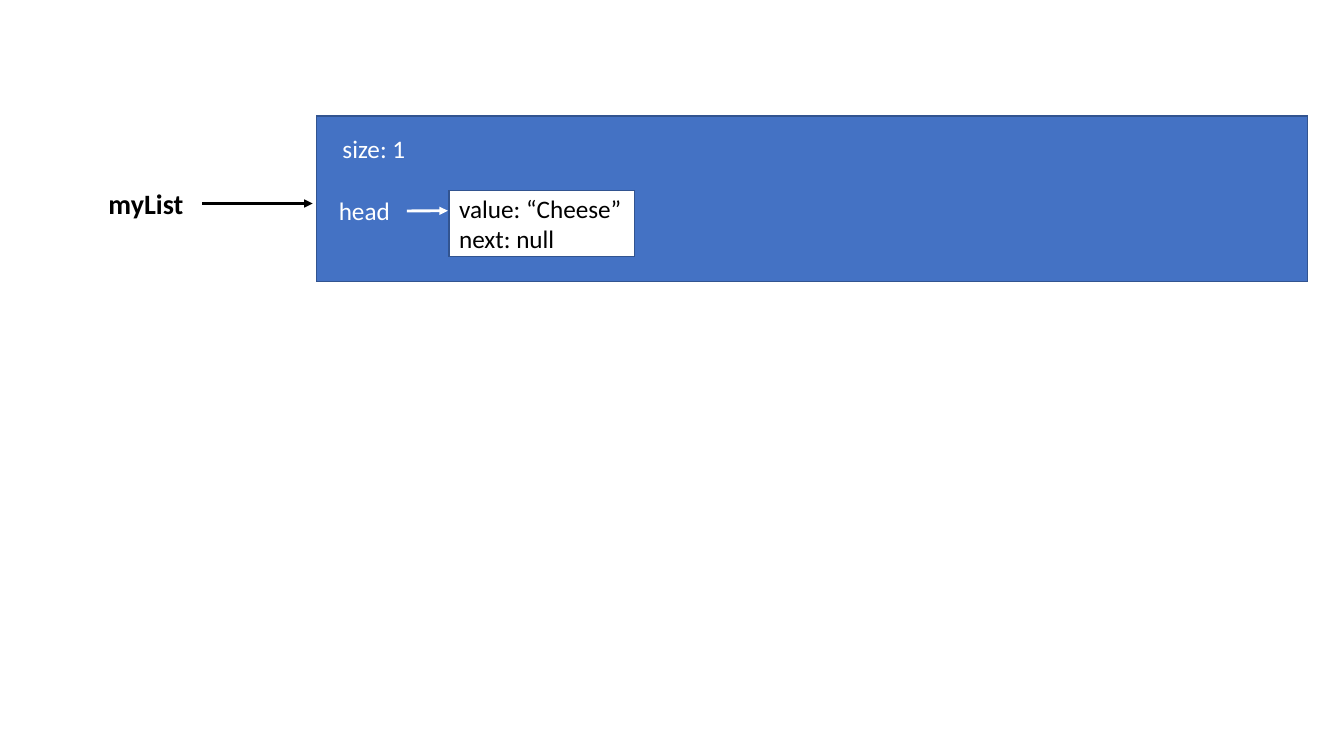
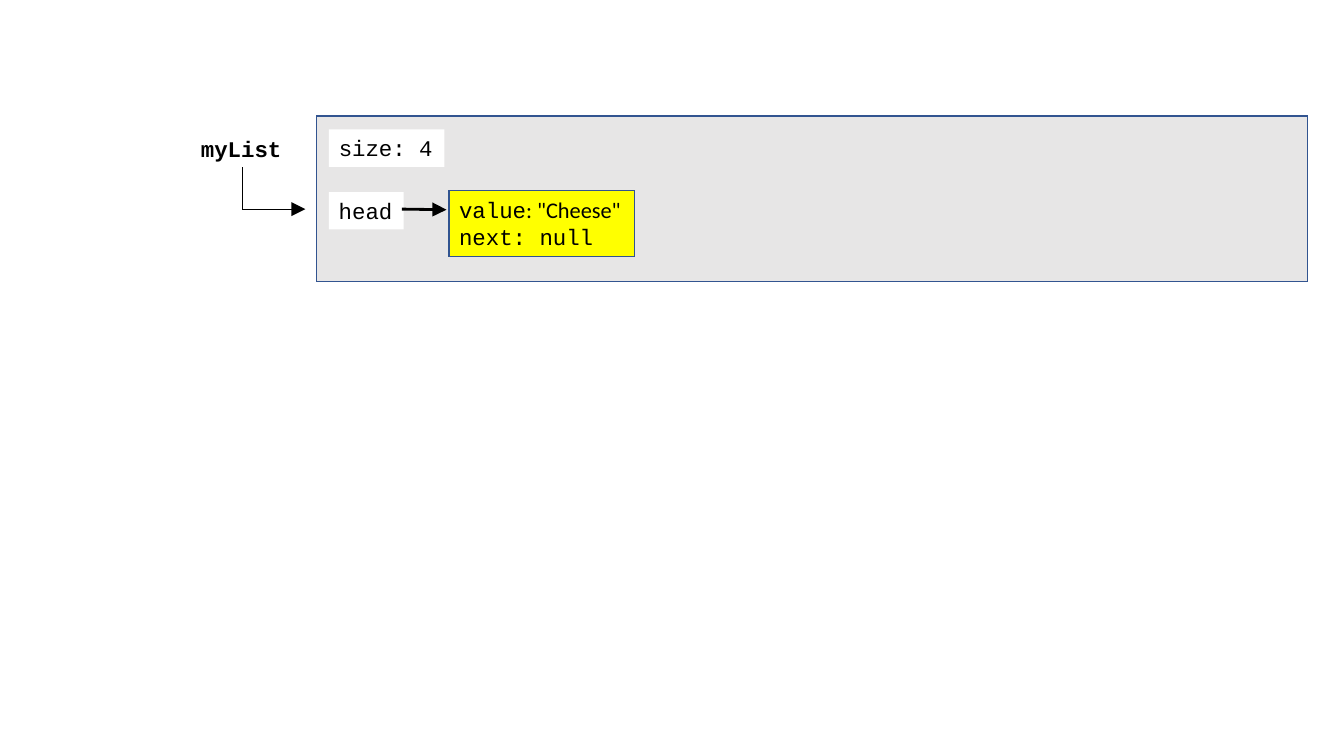
Before and after one commit to cs1302uga/cs1302-tutorials, a slide deck: slide 1 of adt-and-links/res/Linked2.pptx. Drawn at 1344x756 pixels with LibreOffice and Linux fonts; fonts in the diff are those of the drawing. Boxes give left, top, right and bottom in pixels: in the first picture for what was removed or moved away, otherwise in the second. Text is boxed around its words. In the diff, an @@ line names an element or a change of style, - is before the commit and + after.

```diff
--- a/adt-and-links/res/Linked2.pptx
+++ b/adt-and-links/res/Linked2.pptx
@@ rectangle at [317, 116, 1308, 281]: fill #4472C4 to #E7E6E6 @@
@@ text "myList": place and size @@
-text "myList" at [108, 194, 183, 219]
+text "myList" at [201, 141, 281, 162]
@@ text "myList" at [201, 141, 281, 162]: size 20 to 16 pt, font Calibri to Courier New @@
@@ rectangle "size: 4": place and size @@
-rectangle "size: 4" at [342, 140, 405, 158]
+rectangle "size: 4" at [329, 129, 445, 166]
@@ rectangle "size: 4" at [329, 129, 445, 166]: fill none to #FFFFFF @@
@@ text in rectangle at [339, 140, 432, 157]: text changed; size 18 to 16 pt; font Calibri to Courier New; text colour #FFFFFF to #000000 @@
-size: 1
+size: 4
@@ elbow arrow added from (242, 167) to (306, 209), #000000 0.5 pt @@
@@ arrow removed from (203, 204) to (313, 204) @@
@@ rectangle "head": place and size @@
-rectangle "head" at [339, 202, 390, 220]
+rectangle "head" at [329, 193, 403, 230]
@@ rectangle "head" at [329, 193, 403, 230]: size 18 to 16 pt, font Calibri to Courier New, text colour #FFFFFF to #000000; fill none to #FFFFFF @@
@@ arrow moved from (407, 211) - (448, 211) to (402, 209) - (447, 210) @@
@@ arrow (402, 209) - (447, 210): stroke #FFFFFF 2 pt to #000000 2 pt @@
@@ rectangle "value: "Cheese"" at [450, 191, 635, 256]: fill #FFFFFF to #FFFF00 @@
@@ text in rectangle at [459, 202, 621, 219]: text changed; size 18 to 16 pt @@
-value: “Cheese”
+value: "Cheese"
@@ text in rectangle at [459, 229, 594, 246]: size 18 to 16 pt, font Calibri to Courier New in "next: null" @@
```
Also in this commit, not shown: 9 other files.
